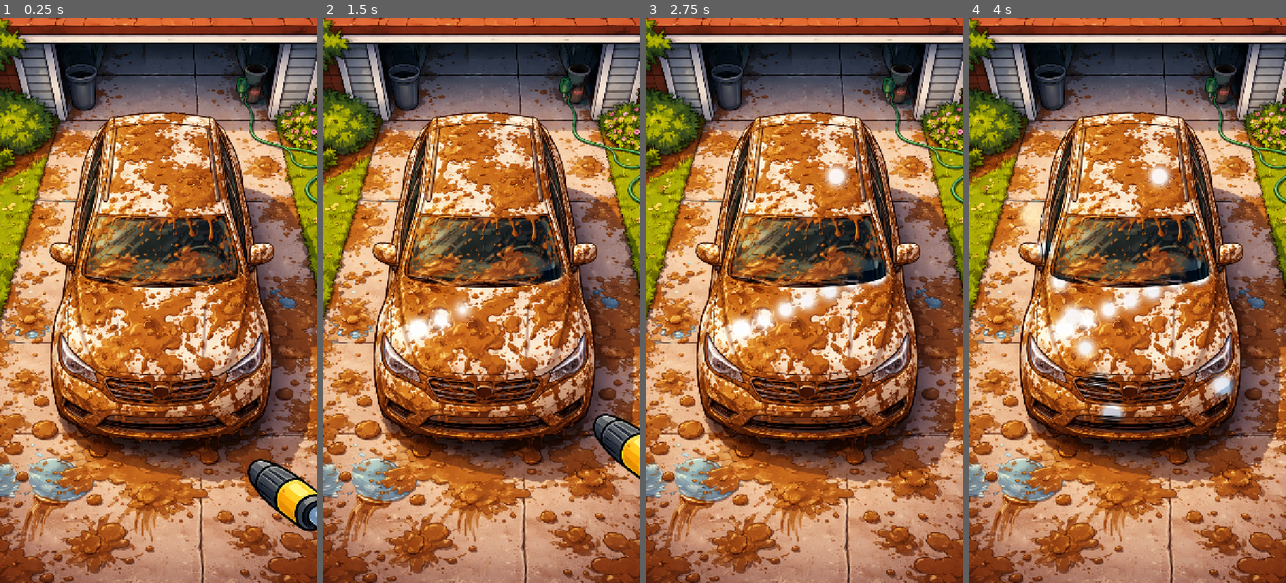
Above: before the commit, frames 1-4 (left to right).
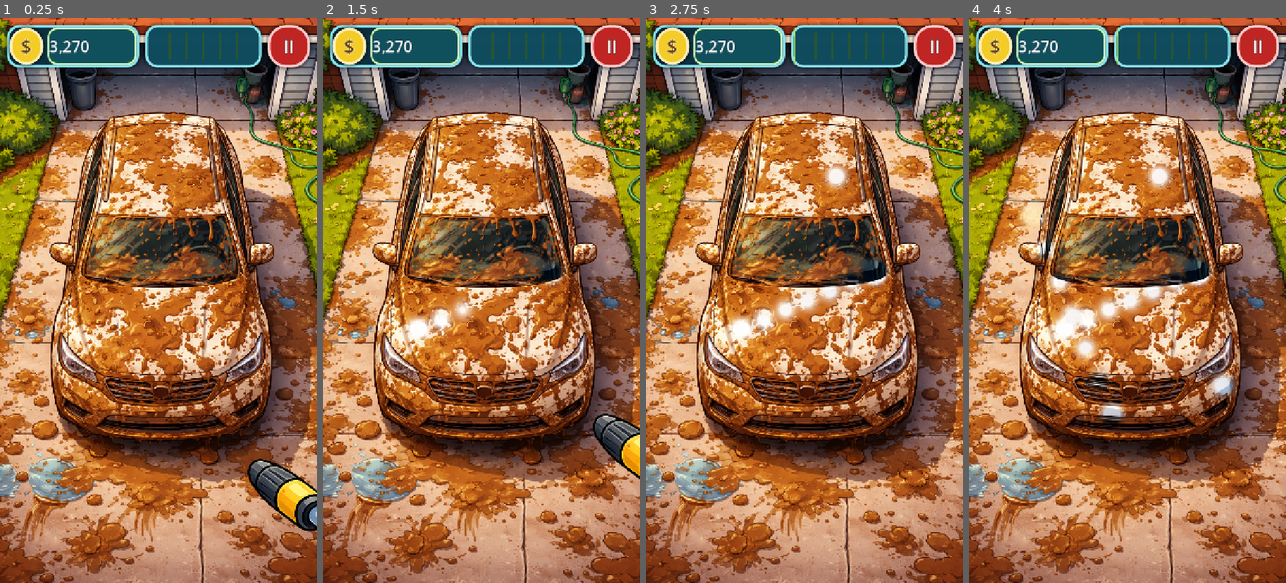
Above: after the commit, the same moments.

Repository: playkore/no-pressure
Game: Godot game, scene res://scenes/levels/DemoLevel.tscn
The game is run twice, just before and just after one commit, with the same random seed, the same clock (stepped at 60 frames per second) and the same inputs.
Inputs (mouse positions are in pixels of both pictures, inside the frame that each line leads up to):
- Up to frame 1 (0.25 s): no input
- Up to frame 2 (1.5 s): tap Enter at 0.5 s; move the mouse to (551, 272) at 0.52 s; click (551, 272) at 0.67 s; tap Space at 1.25 s; drag from (418, 328) to (551, 272) at 1.27 s
- Up to frame 3 (2.75 s): tap Enter at 2 s; move the mouse to (836, 176) at 2.02 s; click (836, 176) at 2.17 s
- Up to frame 4 (4 s): tap Space at 2.75 s; drag from (1111, 413) to (1032, 215) at 2.77 s; tap Enter at 3.5 s; move the mouse to (1222, 385) at 3.52 s; click (1222, 385) at 3.67 s

The runs differ from the first frame. In frame 1, 7.1% of the frame differs, in the area x 1-99%, y 0-10%; in frame 2, 7.1%; in frame 3, 7.1%; in frame 4, 7.1%.

Commit message:
Add top UI

Diff:
--- a/scenes/levels/DemoLevel.tscn
+++ b/scenes/levels/DemoLevel.tscn
@@ -6,6 +6,7 @@
 [ext_resource type="PackedScene" uid="uid://d2g1o1w6w8c4n" path="res://scenes/power_washer/PowerWasher.tscn" id="3_r6w5h"]
 [ext_resource type="Shader" uid="uid://ds7lppumrs3op" path="res://shaders/dirty_reveal.gdshader" id="4_3kmpq"]
 [ext_resource type="Script" uid="uid://bp2e70o1cjn8a" path="res://scripts/level_mask_cleaning.gd" id="5_3d3y3"]
+[ext_resource type="PackedScene" uid="uid://c7a4i5d6p1w0n" path="res://scenes/ui/TopHud.tscn" id="6_7sylp"]
 
 [sub_resource type="ShaderMaterial" id="ShaderMaterial_lx7qe"]
 shader = ExtResource("4_3kmpq")
@@ -31,3 +32,6 @@
 clean_sprite_path = NodePath("../Clean")
 power_washer_path = NodePath("../PowerWasher")
 water_contact_path = NodePath("../PowerWasher/WaterContact")
+
+[node name="TopHud" parent="." instance=ExtResource("6_7sylp")]
+cleaning_path = NodePath("../MaskCleaning")
--- /dev/null
+++ b/scenes/ui/TopHud.tscn
@@ -0,0 +1,211 @@
+[gd_scene load_steps=10 format=3 uid="uid://c7a4i5d6p1w0n"]
+
+[ext_resource type="Script" uid="uid://ntn4eoakydwj" path="res://scripts/ui/top_hud.gd" id="1_0h3y7"]
+[ext_resource type="Script" uid="uid://c5iaifv12yh18" path="res://scripts/ui/progress_segments.gd" id="2_6b0b6"]
+
+[sub_resource type="StyleBoxFlat" id="StyleBoxFlat_6m1kq"]
+bg_color = Color(0.0352941, 0.188235, 0.247059, 0.95)
+border_width_left = 6
+border_width_top = 6
+border_width_right = 6
+border_width_bottom = 6
+border_color = Color(0.537255, 0.901961, 0.94902, 1)
+corner_radius_top_left = 26
+corner_radius_top_right = 26
+corner_radius_bottom_right = 26
+corner_radius_bottom_left = 26
+shadow_color = Color(0, 0, 0, 0.35)
+shadow_size = 8
+
+[sub_resource type="StyleBoxFlat" id="StyleBoxFlat_0tgu4"]
+bg_color = Color(0.952941, 0.8, 0.156863, 1)
+border_width_left = 6
+border_width_top = 6
+border_width_right = 6
+border_width_bottom = 6
+border_color = Color(0.996078, 0.933333, 0.72549, 1)
+corner_radius_top_left = 40
+corner_radius_top_right = 40
+corner_radius_bottom_right = 40
+corner_radius_bottom_left = 40
+shadow_color = Color(0, 0, 0, 0.35)
+shadow_size = 8
+
+[sub_resource type="StyleBoxFlat" id="StyleBoxFlat_l2bap"]
+bg_color = Color(0.168627, 0.498039, 0.12549, 1)
+border_width_left = 4
+border_width_top = 4
+border_width_right = 4
+border_width_bottom = 4
+border_color = Color(0.847059, 0.972549, 0.760784, 1)
+corner_radius_top_left = 20
+corner_radius_top_right = 20
+corner_radius_bottom_right = 20
+corner_radius_bottom_left = 20
+
+[sub_resource type="StyleBoxFlat" id="StyleBoxFlat_5b0lq"]
+bg_color = Color(0.0588235, 0.301961, 0.376471, 0.95)
+corner_radius_top_left = 22
+corner_radius_top_right = 22
+corner_radius_bottom_right = 22
+corner_radius_bottom_left = 22
+
+[sub_resource type="StyleBoxFlat" id="StyleBoxFlat_3l2x7"]
+bg_color = Color(0.141176, 0.160784, 0.168627, 0.9)
+border_width_left = 6
+border_width_top = 6
+border_width_right = 6
+border_width_bottom = 6
+border_color = Color(0.537255, 0.901961, 0.94902, 1)
+corner_radius_top_left = 26
+corner_radius_top_right = 26
+corner_radius_bottom_right = 26
+corner_radius_bottom_left = 26
+shadow_color = Color(0, 0, 0, 0.35)
+shadow_size = 8
+
+[sub_resource type="StyleBoxFlat" id="StyleBoxFlat_7k0k3"]
+bg_color = Color(0.666667, 0.901961, 0.235294, 1)
+corner_radius_top_left = 22
+corner_radius_top_right = 22
+corner_radius_bottom_right = 22
+corner_radius_bottom_left = 22
+
+[sub_resource type="StyleBoxFlat" id="StyleBoxFlat_4d2n2"]
+bg_color = Color(0.74902, 0.145098, 0.137255, 1)
+border_width_left = 6
+border_width_top = 6
+border_width_right = 6
+border_width_bottom = 6
+border_color = Color(0.996078, 0.8, 0.8, 1)
+corner_radius_top_left = 40
+corner_radius_top_right = 40
+corner_radius_bottom_right = 40
+corner_radius_bottom_left = 40
+shadow_color = Color(0, 0, 0, 0.35)
+shadow_size = 8
+
+[node name="TopHud" type="CanvasLayer"]
+layer = 10
+script = ExtResource("1_0h3y7")
+
+[node name="Root" type="Control" parent="."]
+layout_mode = 3
+anchors_preset = 15
+anchor_right = 1.0
+anchor_bottom = 1.0
+grow_horizontal = 2
+grow_vertical = 2
+
+[node name="SafeTop" type="MarginContainer" parent="Root"]
+layout_mode = 1
+anchors_preset = 10
+anchor_right = 1.0
+offset_left = 16.0
+offset_top = 16.0
+offset_right = -16.0
+offset_bottom = 112.0
+grow_horizontal = 2
+size_flags_horizontal = 3
+
+[node name="BarRow" type="HBoxContainer" parent="Root/SafeTop"]
+layout_mode = 2
+size_flags_horizontal = 3
+theme_override_constants/separation = 14
+
+[node name="MoneyOuter" type="PanelContainer" parent="Root/SafeTop/BarRow"]
+custom_minimum_size = Vector2(300, 96)
+layout_mode = 2
+theme_override_styles/panel = SubResource("StyleBoxFlat_6m1kq")
+
+[node name="MoneyInner" type="MarginContainer" parent="Root/SafeTop/BarRow/MoneyOuter"]
+layout_mode = 2
+
+[node name="MoneyRow" type="HBoxContainer" parent="Root/SafeTop/BarRow/MoneyOuter/MoneyInner"]
+layout_mode = 2
+theme_override_constants/separation = 10
+
+[node name="CoinOuter" type="PanelContainer" parent="Root/SafeTop/BarRow/MoneyOuter/MoneyInner/MoneyRow"]
+custom_minimum_size = Vector2(76, 76)
+layout_mode = 2
+theme_override_styles/panel = SubResource("StyleBoxFlat_0tgu4")
+
+[node name="CoinLabel" type="Label" parent="Root/SafeTop/BarRow/MoneyOuter/MoneyInner/MoneyRow/CoinOuter"]
+layout_mode = 2
+theme_override_colors/font_color = Color(0.396078, 0.25098, 0.0392157, 1)
+theme_override_colors/font_outline_color = Color(0.996078, 0.933333, 0.72549, 1)
+theme_override_constants/outline_size = 6
+theme_override_font_sizes/font_size = 44
+text = "$"
+horizontal_alignment = 1
+vertical_alignment = 1
+
+[node name="MoneyValueOuter" type="PanelContainer" parent="Root/SafeTop/BarRow/MoneyOuter/MoneyInner/MoneyRow"]
+layout_mode = 2
+size_flags_horizontal = 3
+theme_override_styles/panel = SubResource("StyleBoxFlat_l2bap")
+
+[node name="MoneyValueInner" type="PanelContainer" parent="Root/SafeTop/BarRow/MoneyOuter/MoneyInner/MoneyRow/MoneyValueOuter"]
+layout_mode = 2
+theme_override_styles/panel = SubResource("StyleBoxFlat_5b0lq")
+
+[node name="MoneyLabel" type="Label" parent="Root/SafeTop/BarRow/MoneyOuter/MoneyInner/MoneyRow/MoneyValueOuter/MoneyValueInner"]
+unique_name_in_owner = true
+layout_mode = 2
+theme_override_colors/font_color = Color(1, 1, 1, 1)
+theme_override_colors/font_outline_color = Color(0.0352941, 0.188235, 0.247059, 1)
+theme_override_constants/outline_size = 6
+theme_override_font_sizes/font_size = 36
+text = "3,270"
+vertical_alignment = 1
+
+[node name="ProgressOuter" type="PanelContainer" parent="Root/SafeTop/BarRow"]
+layout_mode = 2
+size_flags_horizontal = 3
+theme_override_styles/panel = SubResource("StyleBoxFlat_3l2x7")
+
+[node name="ProgressInner" type="MarginContainer" parent="Root/SafeTop/BarRow/ProgressOuter"]
+layout_mode = 2
+
+[node name="ProgressStack" type="Control" parent="Root/SafeTop/BarRow/ProgressOuter/ProgressInner"]
+layout_mode = 2
+size_flags_horizontal = 3
+size_flags_vertical = 3
+
+[node name="ProgressBar" type="ProgressBar" parent="Root/SafeTop/BarRow/ProgressOuter/ProgressInner/ProgressStack"]
+unique_name_in_owner = true
+layout_mode = 1
+anchors_preset = 15
+anchor_right = 1.0
+anchor_bottom = 1.0
+grow_horizontal = 2
+grow_vertical = 2
+theme_override_styles/background = SubResource("StyleBoxFlat_5b0lq")
+theme_override_styles/fill = SubResource("StyleBoxFlat_7k0k3")
+max_value = 1.0
+show_percentage = false
+
+[node name="Segments" type="Control" parent="Root/SafeTop/BarRow/ProgressOuter/ProgressInner/ProgressStack"]
+layout_mode = 1
+anchors_preset = 15
+anchor_right = 1.0
+anchor_bottom = 1.0
+grow_horizontal = 2
+grow_vertical = 2
+mouse_filter = 2
+script = ExtResource("2_6b0b6")
+
+[node name="PauseButton" type="PanelContainer" parent="Root/SafeTop/BarRow"]
+custom_minimum_size = Vector2(96, 96)
+layout_mode = 2
+theme_override_styles/panel = SubResource("StyleBoxFlat_4d2n2")
+
+[node name="PauseLabel" type="Label" parent="Root/SafeTop/BarRow/PauseButton"]
+layout_mode = 2
+theme_override_colors/font_color = Color(1, 1, 1, 1)
+theme_override_colors/font_outline_color = Color(0.286275, 0.0666667, 0.0666667, 1)
+theme_override_constants/outline_size = 6
+theme_override_font_sizes/font_size = 40
+text = "II"
+horizontal_alignment = 1
+vertical_alignment = 1
--- a/scripts/level_mask_cleaning.gd
+++ b/scripts/level_mask_cleaning.gd
@@ -1,6 +1,7 @@
 extends Node
 
 signal level_completed
+signal progress_changed(ratio: float)
 
 @export_range(0.0, 1.0, 0.001) var completion_ratio := 0.95
 @export_range(0.0, 5000.0, 1.0, "or_greater") var water_strength_grades_per_second := 1000.0
@@ -17,6 +18,7 @@
 var _mask_texture: ImageTexture
 var _total_pixels := 0
 var _clean_pixels := 0
+var _progress_ratio := 0.0
 
 @onready var _dirty_sprite: Sprite2D = get_node(dirty_sprite_path)
 @onready var _clean_sprite: Sprite2D = get_node(clean_sprite_path)
@@ -40,6 +42,7 @@
 	var changed := _apply_water(delta)
 	if changed:
 		_mask_texture.update(_mask_image)
+		_update_progress()
 		_check_completion()
 
 
@@ -140,6 +143,20 @@
 		level_completed.emit()
 
 
+func _update_progress() -> void:
+	if _total_pixels <= 0:
+		return
+	var ratio := float(_clean_pixels) / float(_total_pixels)
+	if absf(ratio - _progress_ratio) < 0.0001:
+		return
+	_progress_ratio = ratio
+	progress_changed.emit(_progress_ratio)
+
+
+func get_progress_ratio() -> float:
+	return _progress_ratio
+
+
 func _is_spraying() -> bool:
 	if _power_washer.has_method("is_spraying"):
 		return _power_washer.call("is_spraying")
--- /dev/null
+++ b/scripts/ui/progress_segments.gd
@@ -0,0 +1,24 @@
+extends Control
+
+@export_range(2, 12, 1) var segment_count := 6:
+	set(value):
+		segment_count = value
+		queue_redraw()
+
+@export var line_color := Color(0.2, 0.35, 0.12, 0.7)
+@export_range(1.0, 8.0, 1.0) var line_width := 4.0
+@export_range(0.0, 64.0, 1.0) var inset := 12.0
+
+
+func _draw() -> void:
+	if segment_count <= 1:
+		return
+
+	var r := Rect2(Vector2(inset, inset), size - Vector2(inset, inset) * 2.0)
+	if r.size.x <= 0.0 or r.size.y <= 0.0:
+		return
+
+	for i in range(1, segment_count):
+		var t := float(i) / float(segment_count)
+		var x := r.position.x + r.size.x * t
+		draw_line(Vector2(x, r.position.y), Vector2(x, r.position.y + r.size.y), line_color, line_width, true)
--- /dev/null
+++ b/scripts/ui/top_hud.gd
@@ -0,0 +1,44 @@
+extends CanvasLayer
+
+@export var cleaning_path: NodePath
+@export var initial_money := 3270
+
+@onready var _money_label: Label = %MoneyLabel
+@onready var _progress_bar: ProgressBar = %ProgressBar
+
+
+func _ready() -> void:
+	set_money(initial_money)
+	set_progress(0.0)
+
+	if cleaning_path != NodePath():
+		var cleaning := get_node_or_null(cleaning_path)
+		if cleaning != null:
+			if cleaning.has_signal("progress_changed"):
+				cleaning.progress_changed.connect(_on_progress_changed)
+			if cleaning.has_method("get_progress_ratio"):
+				set_progress(float(cleaning.call("get_progress_ratio")))
+
+
+func set_money(value: int) -> void:
+	_money_label.text = _format_money(value)
+
+
+func set_progress(ratio: float) -> void:
+	_progress_bar.value = clampf(ratio, 0.0, 1.0)
+
+
+func _on_progress_changed(ratio: float) -> void:
+	set_progress(ratio)
+
+
+func _format_money(value: int) -> String:
+	var s := str(maxi(value, 0))
+	var out := ""
+	var count := 0
+	for i in range(s.length() - 1, -1, -1):
+		out = s[i] + out
+		count += 1
+		if count % 3 == 0 and i != 0:
+			out = "," + out
+	return out
Not shown: 1 places in scenes/levels/DemoLevel.tscn that only renumber resources
Not shown, added: scripts/ui/progress_segments.gd.uid
Not shown, added: scripts/ui/top_hud.gd.uid
